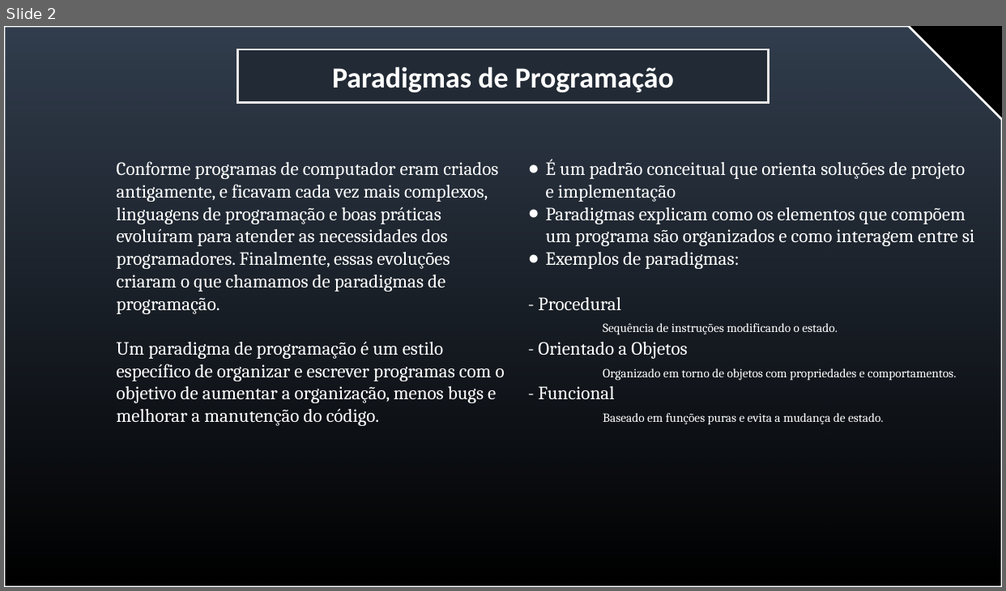
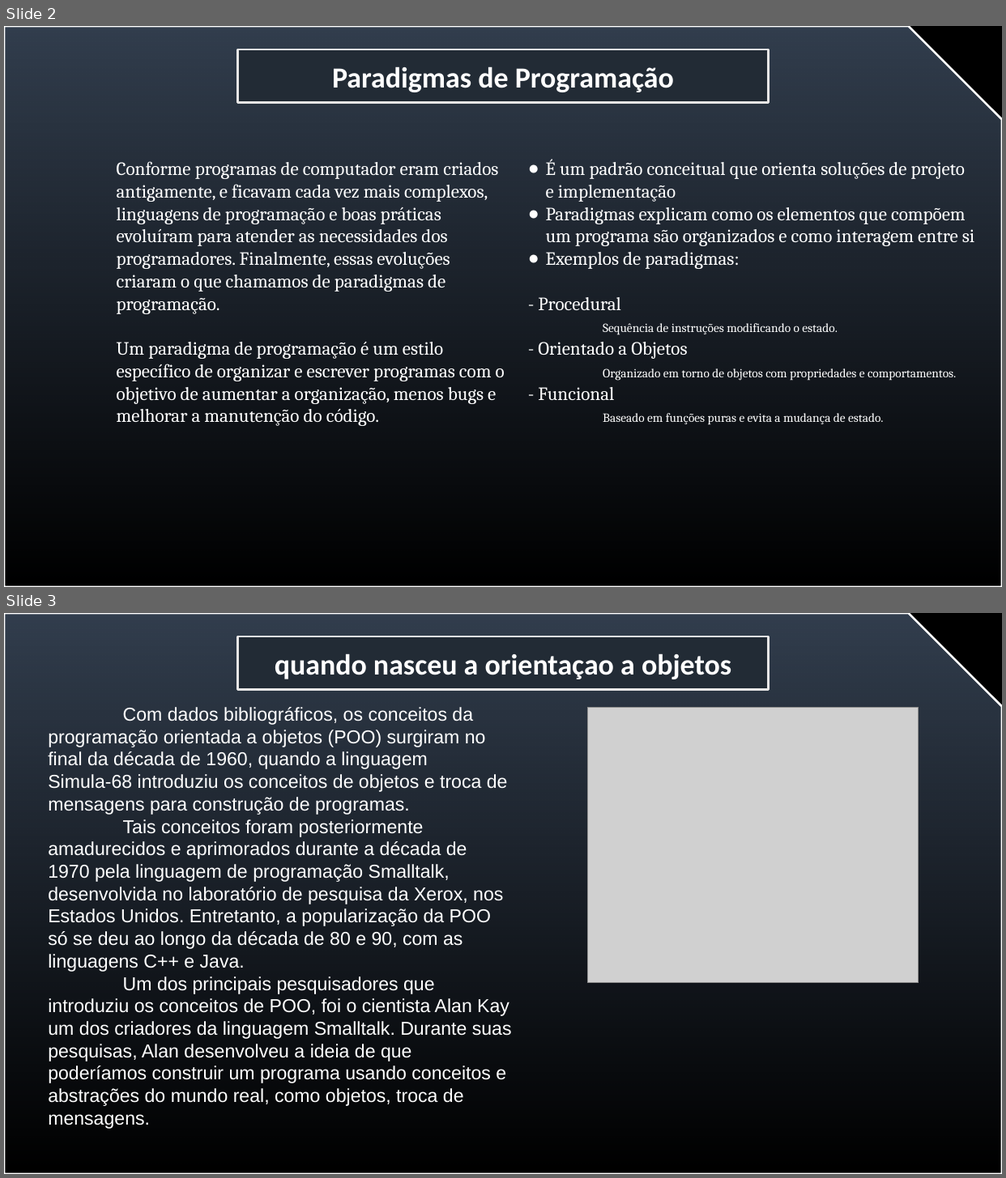
Before and after one commit to jorgevendramini/Aula_OOP, a slide deck: slide aula invertida atualizado(2).pptx. Shown one above the other, each under a label of ours: slide 2 before the commit, slides 2 and 3 after it. The pictures are 1006x591 and 1006x1178 pixels, drawn with LibreOffice and Linux fonts; fonts in the diff are those of the drawing; grey boxes stand for pictures. Boxes give left, top, right and bottom in pixels: in the first picture for what was removed or moved away, otherwise in the second. Text is boxed around its words. In the diff, an @@ line names an element or a change of style, - is before the commit and + after.

```diff
--- a/slide aula invertida atualizado(2).pptx
+++ b/slide aula invertida atualizado(2).pptx
@@ slide 3 added at <box>4,613,1002,1174</box>, background #000000 @@
@@ snip rect added at <box>4,613,1002,1174</box>, fill gradient #333F4F, outline #FFFFFF 2 pt @@
@@ rectangle added at <box>237,637,769,690</box>, fill #222B35, outline #E7E6E6 2 pt, 28 pt, text #FFFFFF, bold @@
+quando nasceu a orientaçao a objetos
@@ text added at <box>48,707,512,1129</box>, 18 pt, text #FFFFFF @@
+Com dados bibliográficos, os conceitos da programação orientada a objetos (POO) surgiram no final da década de 1960, quando a linguagem Simula-68 introduziu os conceitos de objetos e troca de mensagens para construção de programas.
+Tais conceitos foram posteriormente amadurecidos e aprimorados durante a década de 1970 pela linguagem de programação Smalltalk, desenvolvida no laboratório de pesquisa da Xerox, nos Estados Unidos. Entretanto, a popularização da POO só se deu ao longo da década de 80 e 90, com as linguagens C++ e Java.
+Um dos principais pesquisadores que introduziu os conceitos de POO, foi o cientista Alan Kay
+um dos criadores da linguagem Smalltalk. Durante suas pesquisas, Alan desenvolveu a ideia de que poderíamos construir um programa usando conceitos e abstrações do mundo real, como objetos, troca de mensagens.
@@ picture added at <box>588,707,918,983</box> @@
```
Also in this commit, not shown: 24 other slides changed, 1 other slide added.
